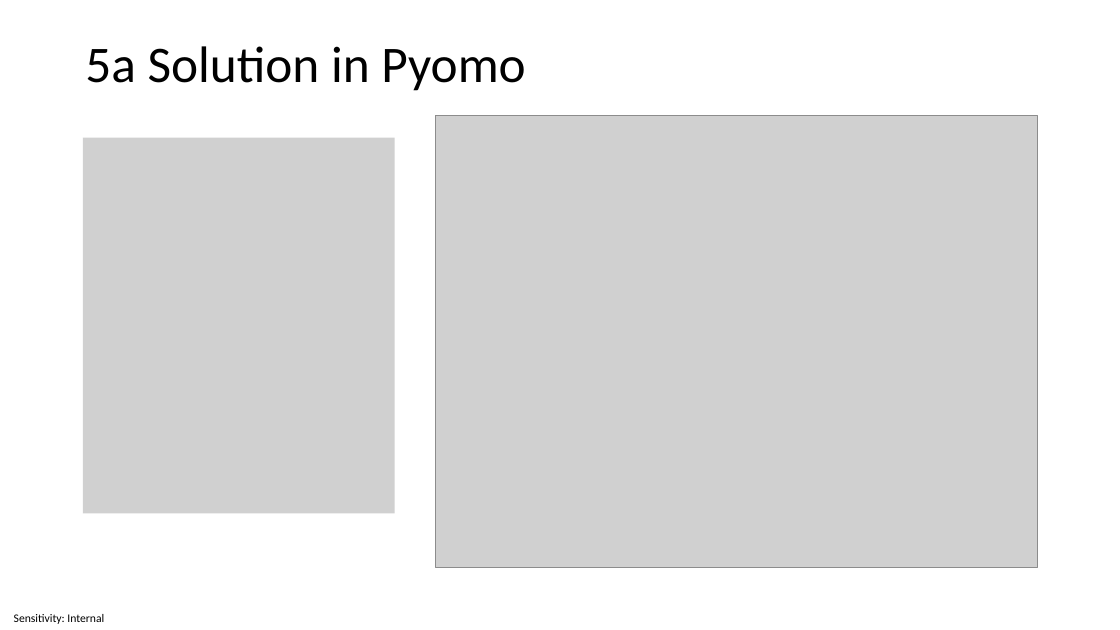
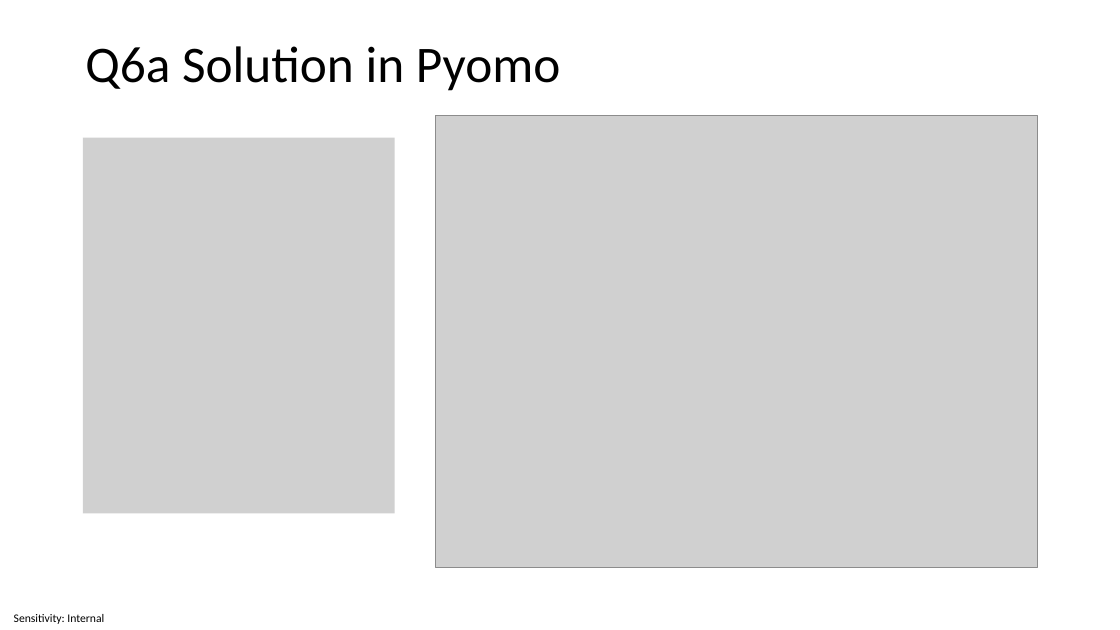
Before and after one commit to invariantum/operational_research, a slide deck: slide 10 of content/Lectures/Semester 1/Week 04 - Mathematical Programming - Modelling/5 Source Files/Week 4 - Mathematical Programming - Modelling.pptx. Drawn at 1120x630 pixels with LibreOffice and Linux fonts; fonts in the diff are those of the drawing; grey boxes stand for pictures. Boxes give left, top, right and bottom in pixels: in the first picture for what was removed or moved away, otherwise in the second. Text is boxed around its words. In the diff, an @@ line names an element or a change of style, - is before the commit and + after.

```diff
--- a/content/Lectures/Semester 1/Week 04 - Mathematical Programming - Modelling/5 Source Files/Week 4 - Mathematical Programming - Modelling.pptx
+++ b/content/Lectures/Semester 1/Week 04 - Mathematical Programming - Modelling/5 Source Files/Week 4 - Mathematical Programming - Modelling.pptx
@@ title at box(85, 46, 560, 91): text changed @@
-5a Solution in Pyomo
+Q6a Solution in Pyomo
```
Also in this commit, not shown: 5 other slides changed, 11 other files.
